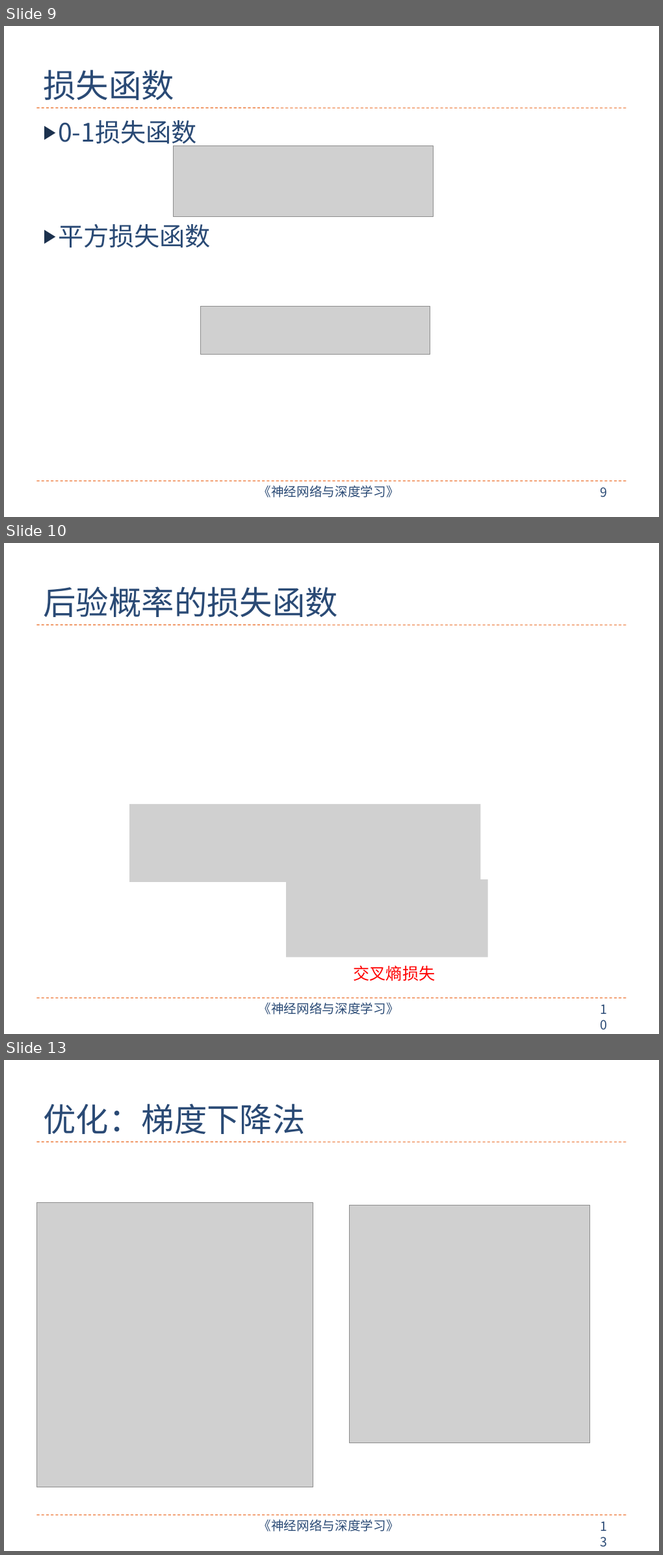
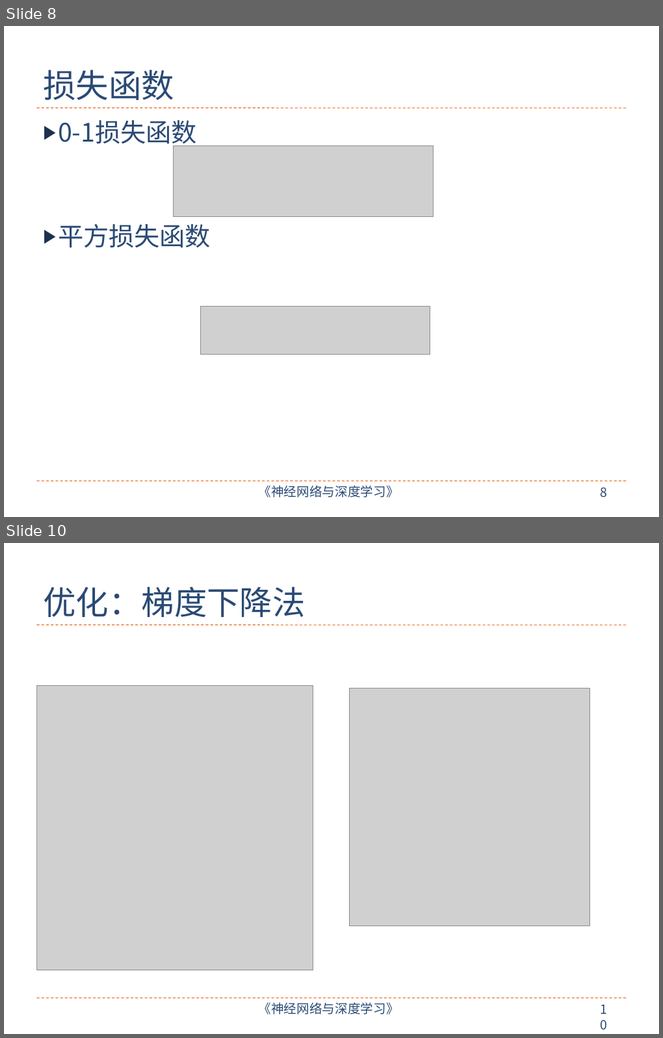
Before and after one commit to nndl/nndl.github.io, a slide deck: ppt/chap-机器学习概述.pptx. Shown one above the other, each under a label of ours: slides 9, 10 and 13 before the commit, slides 8 and 10 after it; the slides between them are not shown. The pictures are 663x1555 and 663x1038 pixels, drawn with LibreOffice and Linux fonts; fonts in the diff are those of the drawing; grey boxes stand for pictures. Boxes give left, top, right and bottom in pixels: in the first picture for what was removed or moved away, otherwise in the second. Text is boxed around its words. In the diff, an @@ line names an element or a change of style, - is before the commit and + after.

```diff
--- a/ppt/chap-机器学习概述.pptx
+++ b/ppt/chap-机器学习概述.pptx
@@ slide 10 removed at [4, 543, 659, 1034], background #FFFFFF; not listed: 4 template elements that a slide beside it also shows @@
@@ title removed at [43, 587, 338, 617] @@
-后验概率的损失函数
@@ picture removed at [130, 804, 481, 882] @@
@@ picture removed at [286, 880, 488, 958] @@
@@ text removed at [353, 965, 435, 981] @@
-交叉熵损失
@@ what was slide 9 is now slide 8 @@
@@ page number at [600, 488, 607, 498]: text changed @@
-9
+8
@@ what was slide 13 is now slide 10 @@
```
Also in this commit, not shown: 1 slide changed, 4 slides added, 2 other slides removed, 4 other files.
